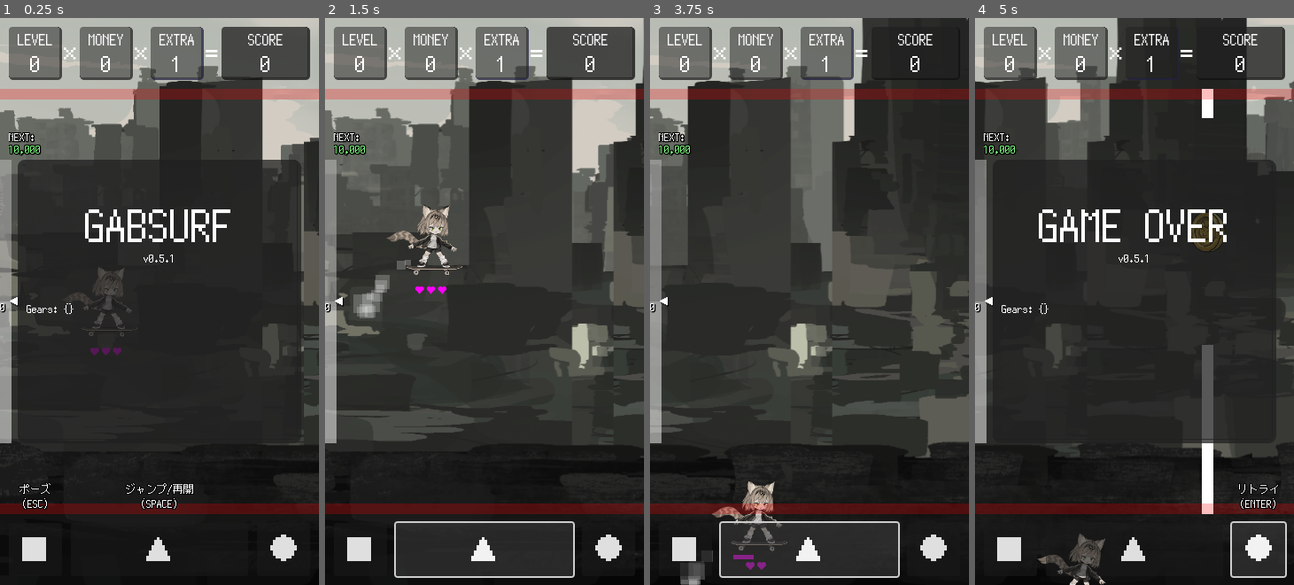
Above: before the commit, frames 1-4 (left to right).
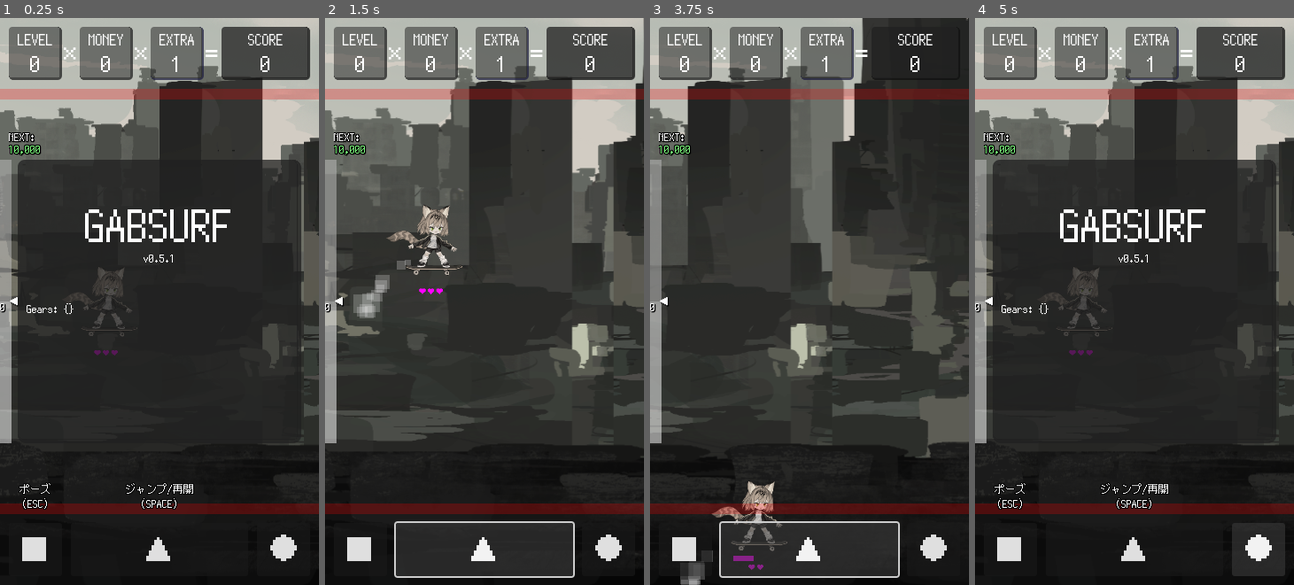
Above: after the commit, the same moments.

Repository: kamikoloss/gabsurf
Game: Godot game, scene res://scenes/main.tscn
Same seed, same stepped clock (60 frames per second), same inputs: the game is played once before the commit and once after it. Sound files missing from this copy of the repository are replaced by a short silence.
Inputs:
- Up to frame 1 (0.25 s): no input
- Up to frame 2 (1.5 s): click "■" at 0.5 s; click "▲" at 1.25 s
- Up to frame 3 (3.75 s): click "●" at 2 s; click "■" at 2.75 s; click "▲" at 3.5 s
- Up to frame 4 (5 s): click "●" at 4.25 s

The runs differ from the first frame. In frame 1, less than 0.1% of the frame differs, in the area x 28-39%, y 58-60%; in frame 2, less than 0.1%; in frame 3, less than 0.1%; in frame 4, 19%, in the area x 0-100%, y 0-100%.

Commit message:
安全靴の取得を Hero 上に表示するようにした

Diff:
--- a/scenes/main.tscn
+++ b/scenes/main.tscn
@@ -119,9 +119,6 @@
 [sub_resource type="RectangleShape2D" id="RectangleShape2D_3ebco"]
 size = Vector2(360, 640)
 
-[sub_resource type="RectangleShape2D" id="RectangleShape2D_d24ya"]
-size = Vector2(520, 800)
-
 [sub_resource type="RectangleShape2D" id="RectangleShape2D_4c1x3"]
 size = Vector2(256, 256)
 
@@ -177,12 +174,11 @@
 
 [node name="Main" type="Node"]
 
-[node name="Game" type="Node2D" parent="." node_paths=PackedStringArray("_screen", "_hero_anti_damage_bar")]
+[node name="Game" type="Node2D" parent="." node_paths=PackedStringArray("_screen")]
 script = ExtResource("1_sqtl6")
 _screen = NodePath("Screen")
-_hero_anti_damage_bar = NodePath("Hero/UI/AntiDamageBar")
-
-[node name="Hero" type="CharacterBody2D" parent="Game" node_paths=PackedStringArray("_shoes", "_hero_sprite", "_jump_particles", "_jump_label", "_life_label", "_anti_damage_bar")]
+
+[node name="Hero" type="CharacterBody2D" parent="Game" node_paths=PackedStringArray("_shoes", "_hero_sprite", "_jump_particles", "_jump_label", "_shoes_texture", "_anti_damage_bar", "_life_label")]
 z_index = 30
 position = Vector2(120, 320)
 scale = Vector2(0.4, 0.4)
@@ -192,8 +188,9 @@
 _hero_sprite = NodePath("AnimatedSprite2D")
 _jump_particles = NodePath("JumpParticles")
 _jump_label = NodePath("UI/Jump")
+_shoes_texture = NodePath("UI/Shoes")
+_anti_damage_bar = NodePath("UI/AntiDamageBar")
 _life_label = NodePath("UI/Life")
-_anti_damage_bar = NodePath("UI/AntiDamageBar")
 
 [node name="Camera2D" type="Camera2D" parent="Game/Hero"]
 position = Vector2(-300, -800)
@@ -253,23 +250,33 @@
 
 [node name="Jump" type="Label" parent="Game/Hero/UI"]
 layout_mode = 0
-offset_left = -160.0
+offset_left = -128.0
 offset_top = -160.0
-offset_right = 160.0
+offset_right = 128.0
+offset_bottom = -128.0
+theme_override_fonts/font = ExtResource("1_vc8gg")
+theme_override_font_sizes/font_size = 24
+text = "○○○○○"
+horizontal_alignment = 1
+vertical_alignment = 1
+
+[node name="Shoes" type="TextureRect" parent="Game/Hero/UI"]
+self_modulate = Color(1, 0, 0, 1)
+layout_mode = 0
+offset_left = -32.0
+offset_top = -128.0
+offset_right = 32.0
 offset_bottom = -120.0
-theme_override_fonts/font = ExtResource("1_vc8gg")
-theme_override_font_sizes/font_size = 32
-text = "○○○○○"
-horizontal_alignment = 1
-vertical_alignment = 1
+texture = ExtResource("3_fq3iy")
+expand_mode = 1
 
 [node name="AntiDamageBar" type="TextureProgressBar" parent="Game/Hero/UI"]
 layout_mode = 0
 offset_left = -64.0
-offset_top = 110.0
+offset_top = 112.0
 offset_right = 192.0
-offset_bottom = 366.0
-scale = Vector2(0.5, 0.05)
+offset_bottom = 368.0
+scale = Vector2(0.5, 0.063)
 step = 0.1
 value = 100.0
 texture_progress = ExtResource("3_fq3iy")
@@ -278,30 +285,21 @@
 [node name="Life" type="Label" parent="Game/Hero/UI"]
 self_modulate = Color(1, 0, 1, 1)
 layout_mode = 0
-offset_left = -160.0
-offset_top = 120.0
-offset_right = 160.0
+offset_left = -128.0
+offset_top = 128.0
+offset_right = 128.0
 offset_bottom = 160.0
 theme_override_fonts/font = ExtResource("1_vc8gg")
-theme_override_font_sizes/font_size = 32
+theme_override_font_sizes/font_size = 24
 text = "♥♥♥"
 horizontal_alignment = 1
 vertical_alignment = 1
 
-[node name="Screen" type="Node2D" parent="Game"]
-
-[node name="ScreenIn" type="Area2D" parent="Game/Screen" groups=["ScreenIn"]]
-
-[node name="CollisionShape2D" type="CollisionShape2D" parent="Game/Screen/ScreenIn"]
+[node name="Screen" type="Area2D" parent="Game" groups=["Screen"]]
+
+[node name="CollisionShape2D" type="CollisionShape2D" parent="Game/Screen"]
 position = Vector2(180, 320)
 shape = SubResource("RectangleShape2D_3ebco")
-debug_color = Color(0, 0, 0, 0)
-
-[node name="ScreenOut" type="Area2D" parent="Game/Screen" groups=["ScreenOut"]]
-
-[node name="CollisionShape2D" type="CollisionShape2D" parent="Game/Screen/ScreenOut"]
-position = Vector2(180, 320)
-shape = SubResource("RectangleShape2D_d24ya")
 debug_color = Color(0, 0, 0, 0)
 
 [node name="Walls" type="Node2D" parent="Game"]
@@ -803,6 +801,7 @@
 theme_override_constants/margin_right = 20
 
 [node name="Panel" type="Panel" parent="UI/CanvasLayer/Layout/Body"]
+visible = false
 layout_mode = 2
 theme_override_styles/panel = SubResource("StyleBoxFlat_mb1rg")
 
--- a/scripts/enemy.gd
+++ b/scripts/enemy.gd
@@ -28,7 +28,7 @@
 
 
 func _on_area_entered(area):
-	if area.is_in_group("ScreenIn"):
+	if area.is_in_group("Screen"):
 		is_active = true
 
 	if area.is_in_group("Hero"):
@@ -41,7 +41,7 @@
 
 
 func _on_area_exited(area):
-	if area.is_in_group("ScreenOut"):
+	if area.is_in_group("Screen"):
 		#print("[Enemy] destroyed.")
 		queue_free()
 
--- a/scripts/game.gd
+++ b/scripts/game.gd
@@ -12,14 +12,15 @@
 const LEVEL_BASE = 1 # Gate 通過時に Level に加算される値
 
 
-@export var _screen: Node
-@export var _hero_anti_damage_bar: TextureProgressBar
+@export var _screen: Area2D
 
 
 var _slow_tween = null
 
 
 func _ready():
+	Engine.time_scale = 1.0
+
 	Global.state_changed.connect(_on_state_changed)
 	Global.stage_changed.connect(_on_stage_changed)
 	Global.ui_jumped.connect(_on_ui_jumped)
@@ -45,11 +46,9 @@
 		Global.State.TITLE:
 			print("---------------- TITLE ----------------")
 			get_tree().paused = true
-			_hero_anti_damage_bar.visible = false
 		# ゲーム中
 		Global.State.ACTIVE:
 			print("---------------- ACTIVE ----------------")
-			Engine.time_scale = 1.0
 			get_tree().paused = false
 		# ポーズ中
 		Global.State.PAUSED:
--- a/scripts/gate.gd
+++ b/scripts/gate.gd
@@ -49,6 +49,6 @@
 
 
 func _on_level_area_exited(area):
-	if area.is_in_group("ScreenOut"):
+	if area.is_in_group("Screen"):
 		#print("[Gate] destroyed.")
 		queue_free()
--- a/scripts/hero.gd
+++ b/scripts/hero.gd
@@ -22,8 +22,9 @@
 @export var _jump_particles: GPUParticles2D
 
 @export var _jump_label: Label
+@export var _shoes_texture: TextureRect
+@export var _anti_damage_bar: TextureProgressBar
 @export var _life_label: Label
-@export var _anti_damage_bar: TextureProgressBar
 
 
 var _is_anti_damage = false # Hero が無敵状態かどうか
@@ -45,8 +46,11 @@
 	Global.hero_got_damage.connect(_on_hero_got_damage)
 	Global.enemy_dead.connect(_on_enemy_dead)
 
+	_anti_damage_bar.visible = false
+
 	_shoes.remove_from_group("Weapon")
 	_jump_label.visible = false
+	_shoes_texture.visible = false
 
 
 func _physics_process(delta):
@@ -139,6 +143,7 @@
 			_move_velocity *= 1.25
 			Global.extra *= 2
 		Global.GearType.SHO:
+			_shoes_texture.visible = true
 			_shoes.add_to_group("Weapon")
 
 
@@ -223,7 +228,7 @@
 		return
 
 	# ゲーム中に　Hero が画面外に出た場合: 強制ゲームーオーバー
-	if area.is_in_group("ScreenOut"):
+	if area.is_in_group("Screen"):
 		print("[Hero] exited screen.")
 		Global.life = 0
 		Global.state = Global.State.GAMEOVER
--- a/scripts/shop/shop_panel.gd
+++ b/scripts/shop/shop_panel.gd
@@ -41,6 +41,7 @@
 
 # Stage 用の UI を設定する
 func setup_stage_ui(stage_info):
+	_icon.visible = false
 	_desc_label_2.visible = false
 	_cost_panel.visible = false
 	_max_panel.visible = false
Not shown: 1 places in scenes/main.tscn that only renumber resources
